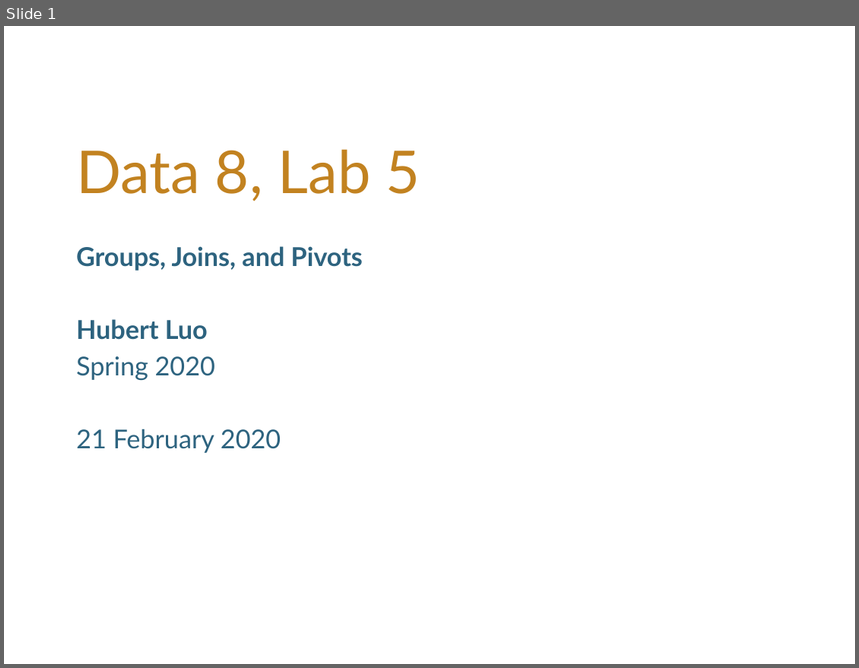
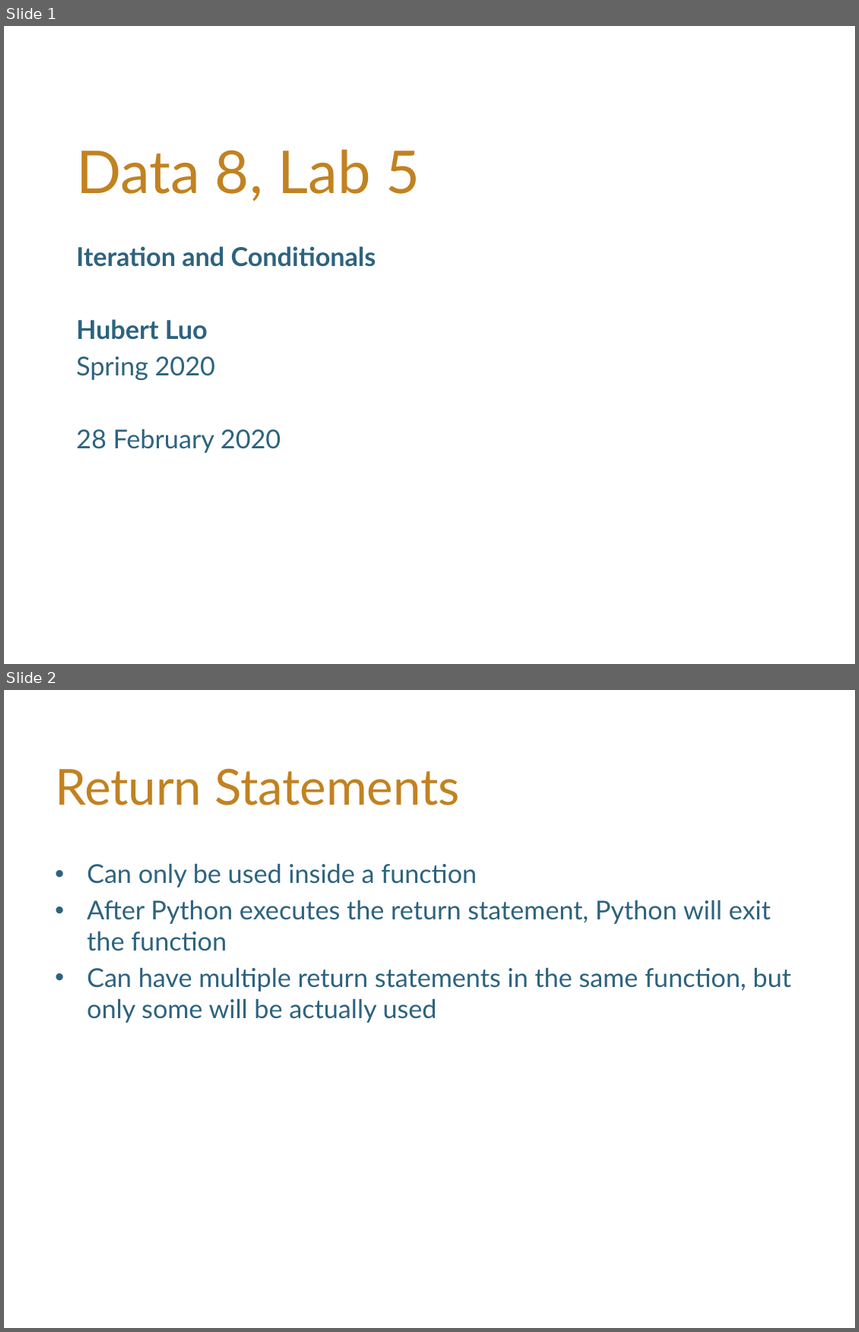
Before and after one commit to hLuo27/teaching, a slide deck: data8/slides/sp20_lab5.pptx. Shown one above the other, each under a label of ours: slide 1 before the commit, slides 1 and 2 after it. The pictures are 859x668 and 859x1332 pixels, drawn with LibreOffice and Linux fonts; fonts in the diff are those of the drawing; background and template pictures are left out. Boxes give left, top, right and bottom in pixels: in the first picture for what was removed or moved away, otherwise in the second. Text is boxed around its words. In the diff, an @@ line names an element or a change of style, - is before the commit and + after.

```diff
--- a/data8/slides/sp20_lab5.pptx
+++ b/data8/slides/sp20_lab5.pptx
@@ slide 2 added at <box>4,690,855,1328</box>, background #FFFFFF @@
@@ title added at <box>55,768,460,806</box>, 42 pt, text #C28220 @@
+Return Statements
@@ text added at <box>87,863,791,1023</box>, 22 pt, text #2D637F @@
+• Can only be used inside a function
+• After Python executes the return statement, Python will exit the function
+• Can have multiple return statements in the same function, but only some will be actually used
@@ slide 1 changed as well @@
@@ subtitle at <box>76,246,376,267</box>: text changed @@
-Groups, Joins, and Pivots
+Iteration and Conditionals
@@ subtitle at <box>76,429,281,453</box>: text changed @@
-21 February 2020
+28 February 2020
```
Also in this commit, not shown: 1 other slide changed, 3 slides removed, 3 other files.
